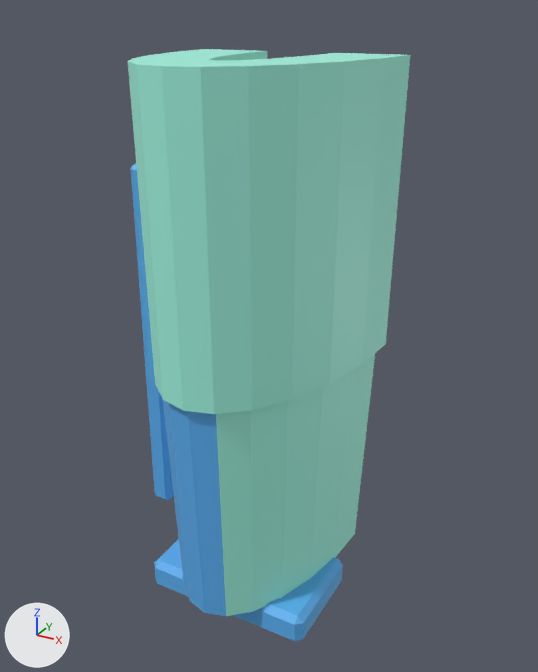
Two versions of the glTF model viewer/assets/armor-parts/right_forearm/right_forearm.glb, one commit apart.
Before and after are seen from a camera (50 mm lens) standing at (0.156, -0.262, 0.138) and looking at (0.008, 0.008, 0.003). Every picture has the same lights, and +X, +Y and +Z are marked at lower left. The first picture is the older version. Vertices at exactly the same position are counted once.

The first picture shows 'armor_right_forearm_v001'.
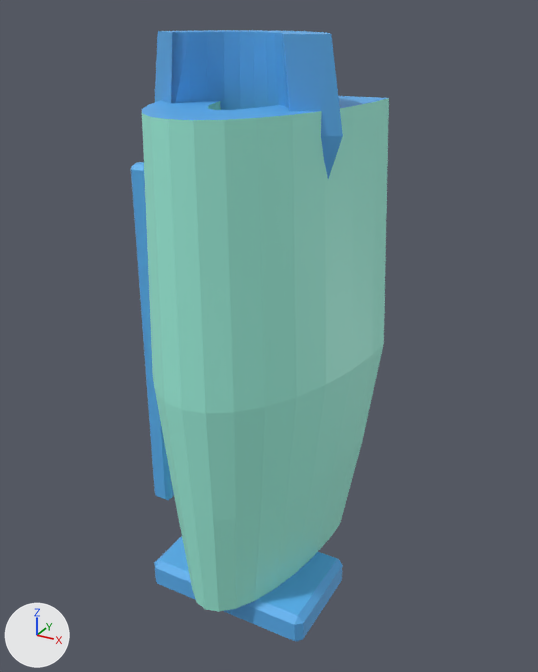
Changed parts and their boxes [x1, y1, x2, y2] in the pictures (538 x 672 px):
'armor_right_forearm_v001', reshaped (8% narrower)
    before: [128, 49, 410, 642]
    after: [131, 30, 389, 642]
part 1 of me_armor_right_forearm_v001, rebuilt (12% narrower, 41% taller)
    before: [128, 49, 410, 414]
    after: [142, 96, 389, 612]
part 2 of me_armor_right_forearm_v001, added (blue)
    after: [155, 30, 343, 179]
part 3 of me_armor_right_forearm_v001, deleted
    before: [163, 354, 375, 616]

What the commit changed:
me_armor_right_forearm_v001 is used by ob_armor_right_forearm_v001; location (0.0, 0.0, 0.0).
me_armor_right_forearm_v001 had 176 vertices, 332 faces and spanned x -0.05..0.05, y -0.051..0.051, z -0.136..0.121.
me_armor_right_forearm_v001 now has 308 vertices, 596 faces and spans x -0.047..0.047, y -0.05..0.05, z -0.136..0.13.
me_armor_right_forearm_v001 part 1: the loose piece of 52 vertices spanning x -0.05..0.05, y -0.051..0.051, z -0.009..0.121 is rebuilt with 170 vertices and now spans x -0.047..0.047, y -0.05..0.05, z -0.12..0.104.
me_armor_right_forearm_v001 part 2: a new loose piece of 66 vertices spanning x -0.043..0.043, y -0.011..0.031, z 0.06..0.13, in mat_armor_accent (blue #5cb0f1).
me_armor_right_forearm_v001 part 3: the loose piece of 52 vertices spanning x -0.045..0.045, y -0.047..0.047, z -0.121..-0.001 is deleted.
